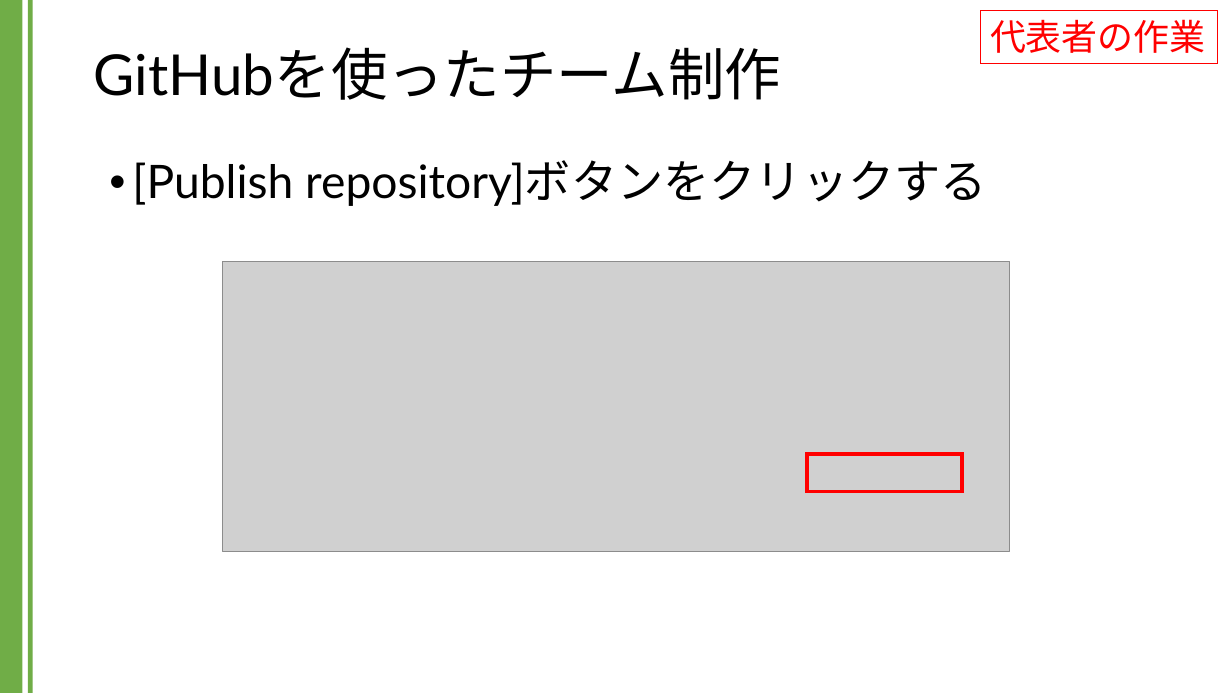
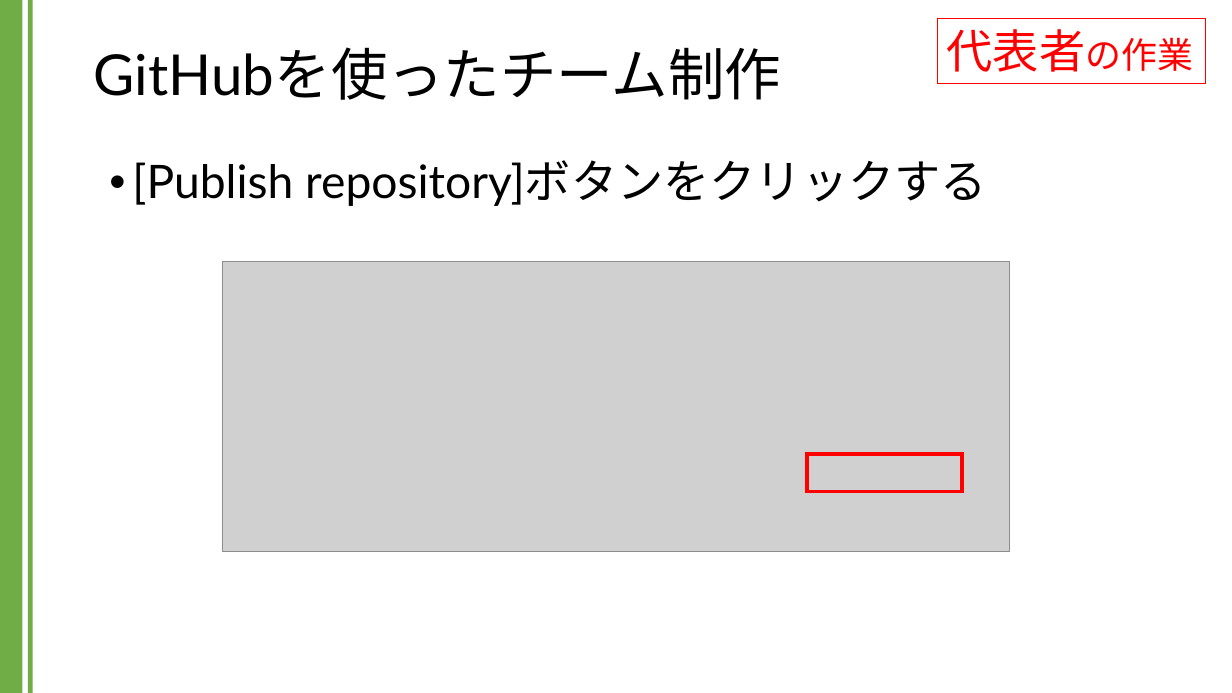
Before and after one commit to kic-murata/cpp2024, a slide deck: slide 5 of 授業資料/GitHubを用いたチーム制作.pptx. Drawn at 1232x693 pixels with LibreOffice and Linux fonts; fonts in the diff are those of the drawing; grey boxes stand for pictures. Boxes give left, top, right and bottom in pixels: in the first picture for what was removed or moved away, otherwise in the second. Text is boxed around its words. In the diff, an @@ line names an element or a change of style, - is before the commit and + after.

```diff
--- a/授業資料/GitHubを用いたチーム制作.pptx
+++ b/授業資料/GitHubを用いたチーム制作.pptx
@@ rectangle "代表者の作業": place and size @@
-rectangle "代表者の作業" at <box>982,10,1218,63</box>
+rectangle "代表者の作業" at <box>938,18,1205,84</box>
@@ rectangle "代表者の作業" at <box>938,18,1205,84</box>: size 28 to 36 pt in "代表者の作業" @@
```
Also in this commit, not shown: 27 other slides changed, 1 other file.
